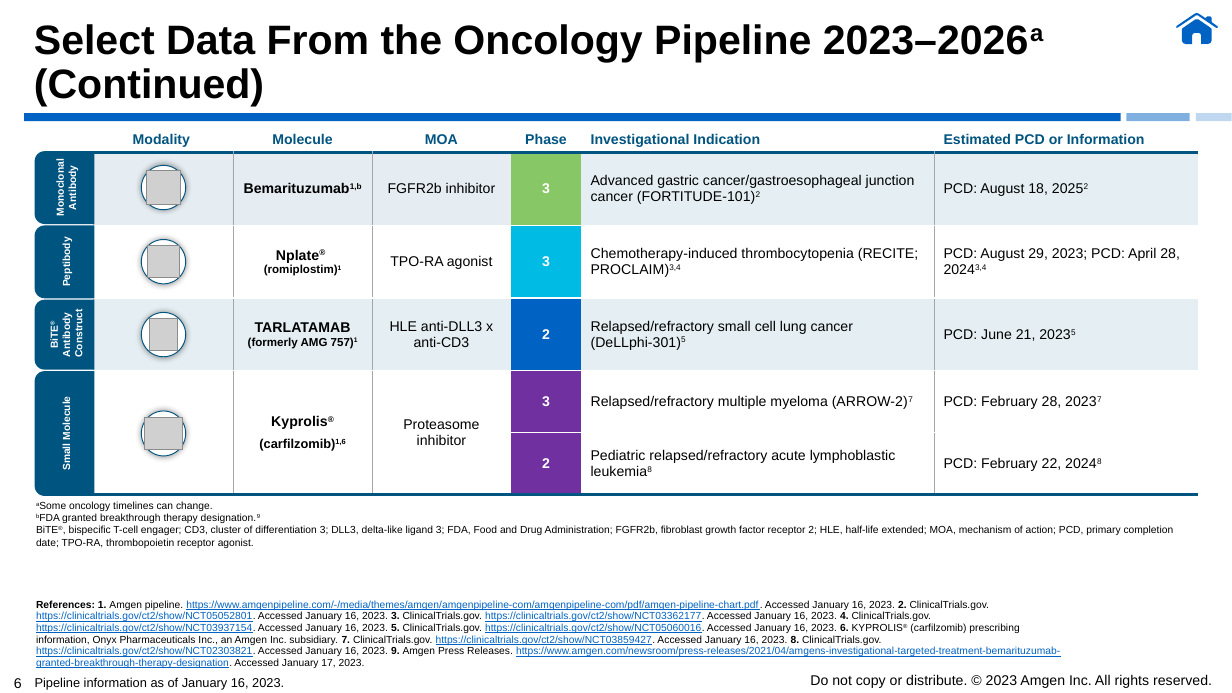
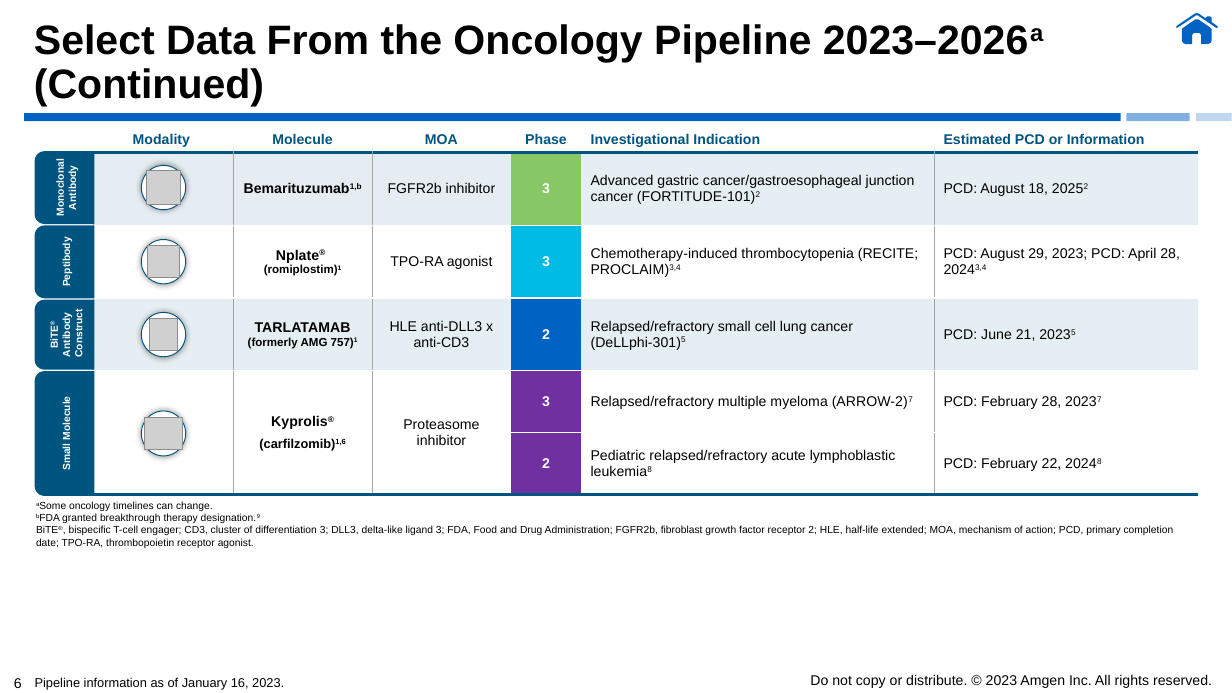
Before and after one commit to abhayshah3017/Datathon_team_11, a slide deck: slide 6 of frontend/build/Pipeline_deck.pptx. Drawn at 1232x693 pixels with LibreOffice and Linux fonts; fonts in the diff are those of the drawing; grey boxes stand for pictures; background and template pictures are left out. Boxes give left, top, right and bottom in pixels: in the first picture for what was removed or moved away, otherwise in the second. Text is boxed around its words. In the diff, an @@ line names an element or a change of style, - is before the commit and + after.

```diff
--- a/frontend/build/Pipeline_deck.pptx
+++ b/frontend/build/Pipeline_deck.pptx
@@ text removed at (x1=36, y1=600, x2=1060, y2=668) @@
-References: 1. Amgen pipeline. https://www.amgenpipeline.com/-/media/themes/amgen/amgenpipeline-com/amgenpipeline-com/pdf/amgen-pipeline-chart.pdf. Accessed January 16, 2023. 2. ClinicalTrials.gov. https://clinicaltrials.gov/ct2/show/NCT05052801. Accessed January 16, 2023. 3. ClinicalTrials.gov. https://clinicaltrials.gov/ct2/show/NCT03362177. Accessed January 16, 2023. 4. ClinicalTrials.gov. https://clinicaltrials.gov/ct2/show/NCT03937154. Accessed January 16, 2023. 5. ClinicalTrials.gov. https://clinicaltrials.gov/ct2/show/NCT05060016. Accessed January 16, 2023. 6. KYPROLIS® (carfilzomib) prescribing information, Onyx Pharmaceuticals Inc., an Amgen Inc. subsidiary. 7. ClinicalTrials.gov. https://clinicaltrials.gov/ct2/show/NCT03859427. Accessed January 16, 2023. 8. ClinicalTrials.gov. https://clinicaltrials.gov/ct2/show/NCT02303821. Accessed January 16, 2023. 9. Amgen Press Releases. https://www.amgen.com/newsroom/press-releases/2021/04/amgens-investigational-targeted-treatment-bemarituzumab-granted-breakthrough-therapy-designation. Accessed January 17, 2023.
```
Also in this commit, not shown: 4 other slides changed, 2 other files.
